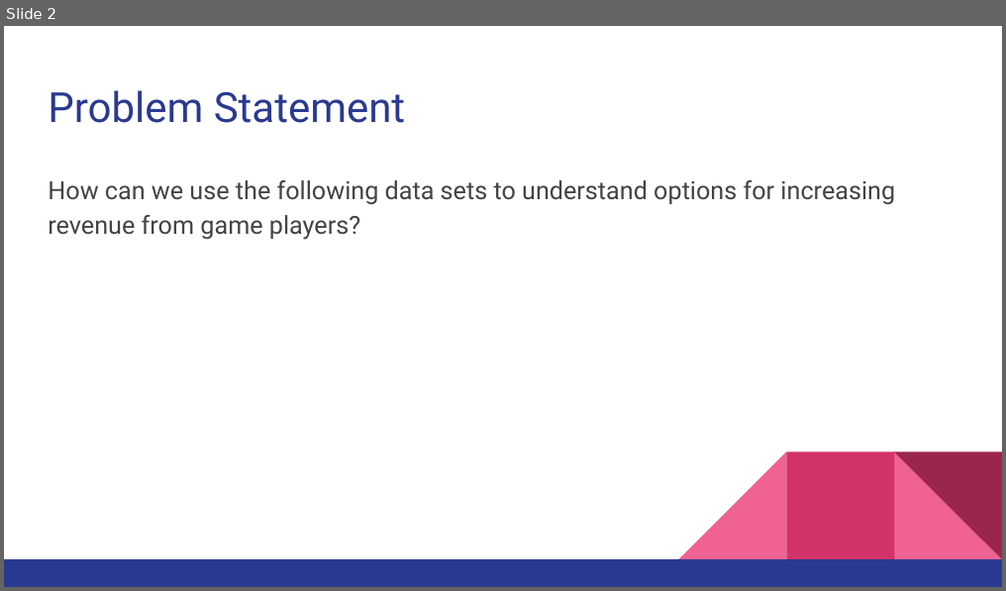
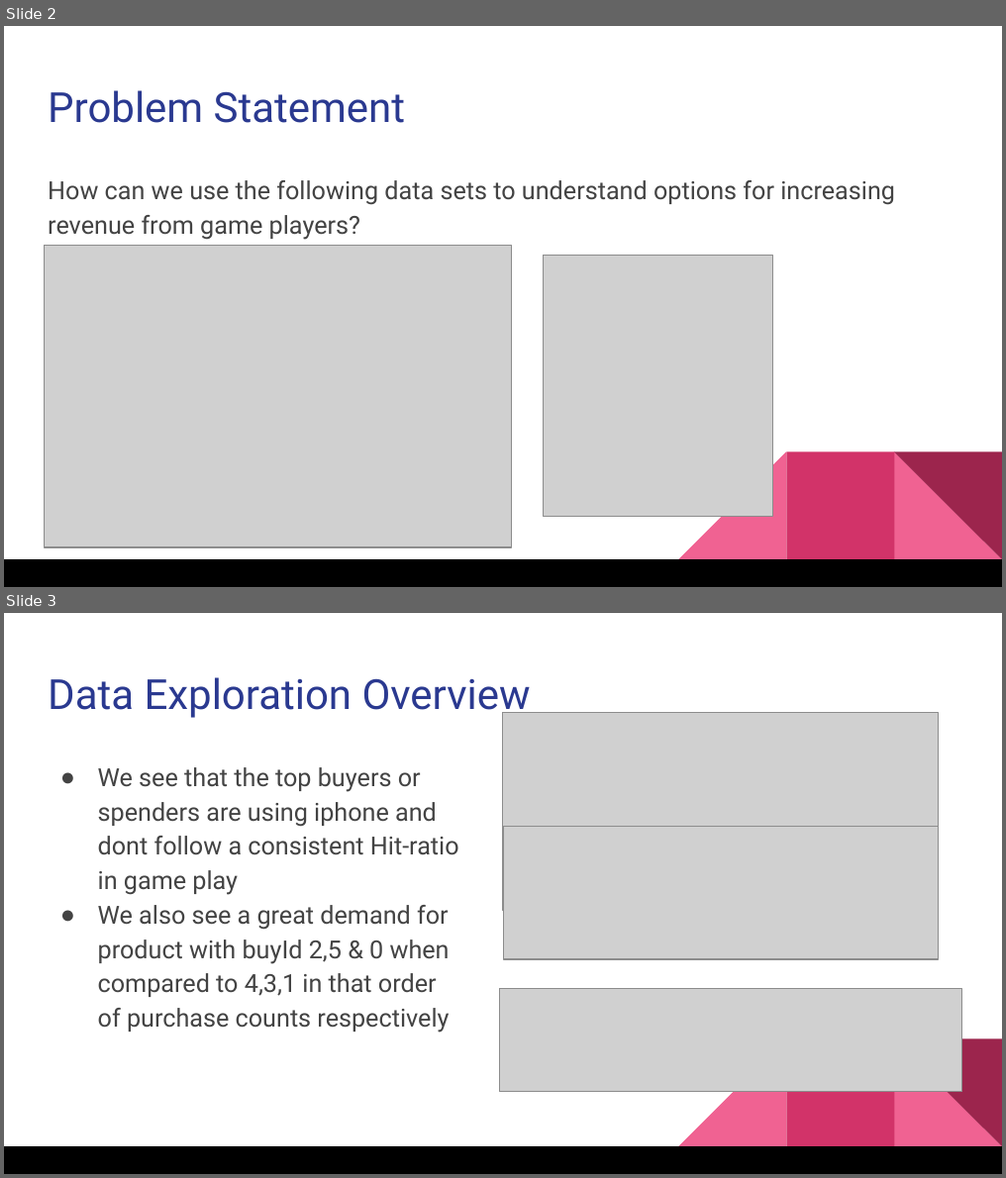
Before and after one commit to karmarv/coursera, a slide deck: big-data-capstone/submissions/Coursera-BigData-Capstone-Student-Submission-Final-Presentation.pptx. Shown one above the other, each under a label of ours: slide 2 before the commit, slides 2 and 3 after it. The pictures are 1006x591 and 1006x1178 pixels, drawn with LibreOffice and Linux fonts; fonts in the diff are those of the drawing; grey boxes stand for pictures. Boxes give left, top, right and bottom in pixels: in the first picture for what was removed or moved away, otherwise in the second. Text is boxed around its words. In the diff, an @@ line names an element or a change of style, - is before the commit and + after.

```diff
--- a/big-data-capstone/submissions/Coursera-BigData-Capstone-Student-Submission-Final-Presentation.pptx
+++ b/big-data-capstone/submissions/Coursera-BigData-Capstone-Student-Submission-Final-Presentation.pptx
@@ slide 3 added at (4, 613, 1002, 1174), background #FFFFFF; not listed: 5 template elements that a slide beside it also shows @@
@@ text added at (48, 677, 531, 719), 30 pt, text #2A3990 @@
+Data Exploration Overview
@@ picture added at (503, 713, 938, 910) @@
@@ text added at (98, 767, 459, 1033), 18 pt, text #434343 @@
+● We see that the top buyers or spenders are using iphone and dont follow a consistent Hit-ratio in game play
+● We also see a great demand for product with buyId 2,5 & 0 when compared to 4,3,1 in that order of purchase counts respectively
@@ picture added at (504, 827, 938, 959) @@
@@ picture added at (499, 989, 962, 1092) @@
@@ slide 2 changed as well @@
@@ picture added at (44, 246, 512, 548) @@
@@ picture added at (543, 256, 772, 517) @@
@@ rectangle at (4, 560, 1002, 586): fill #2A3990 to #000000 @@
```
Also in this commit, not shown: 4 other slides changed, 1 other slide added, 2 slides removed, 13 other files.
